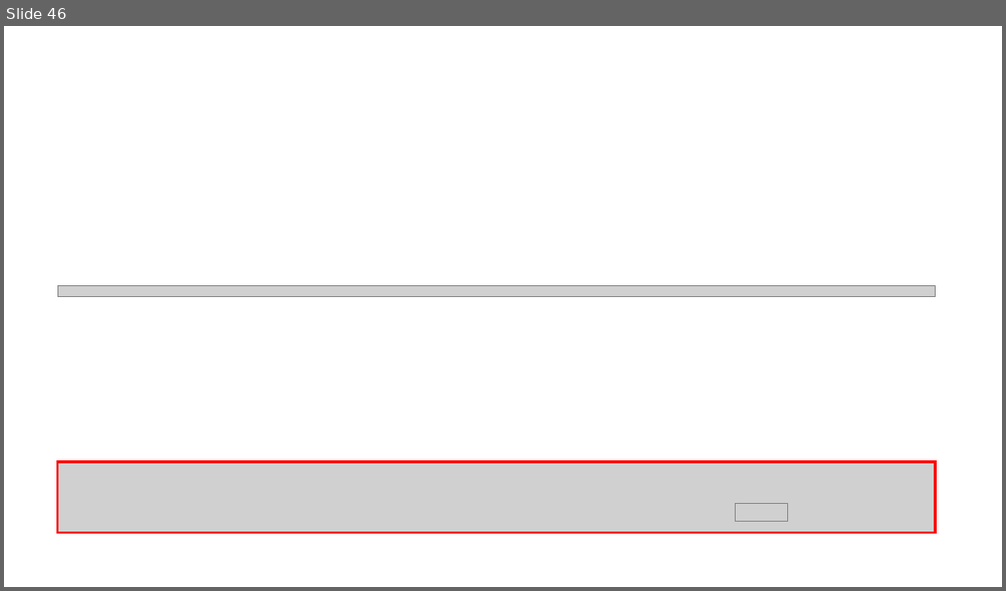
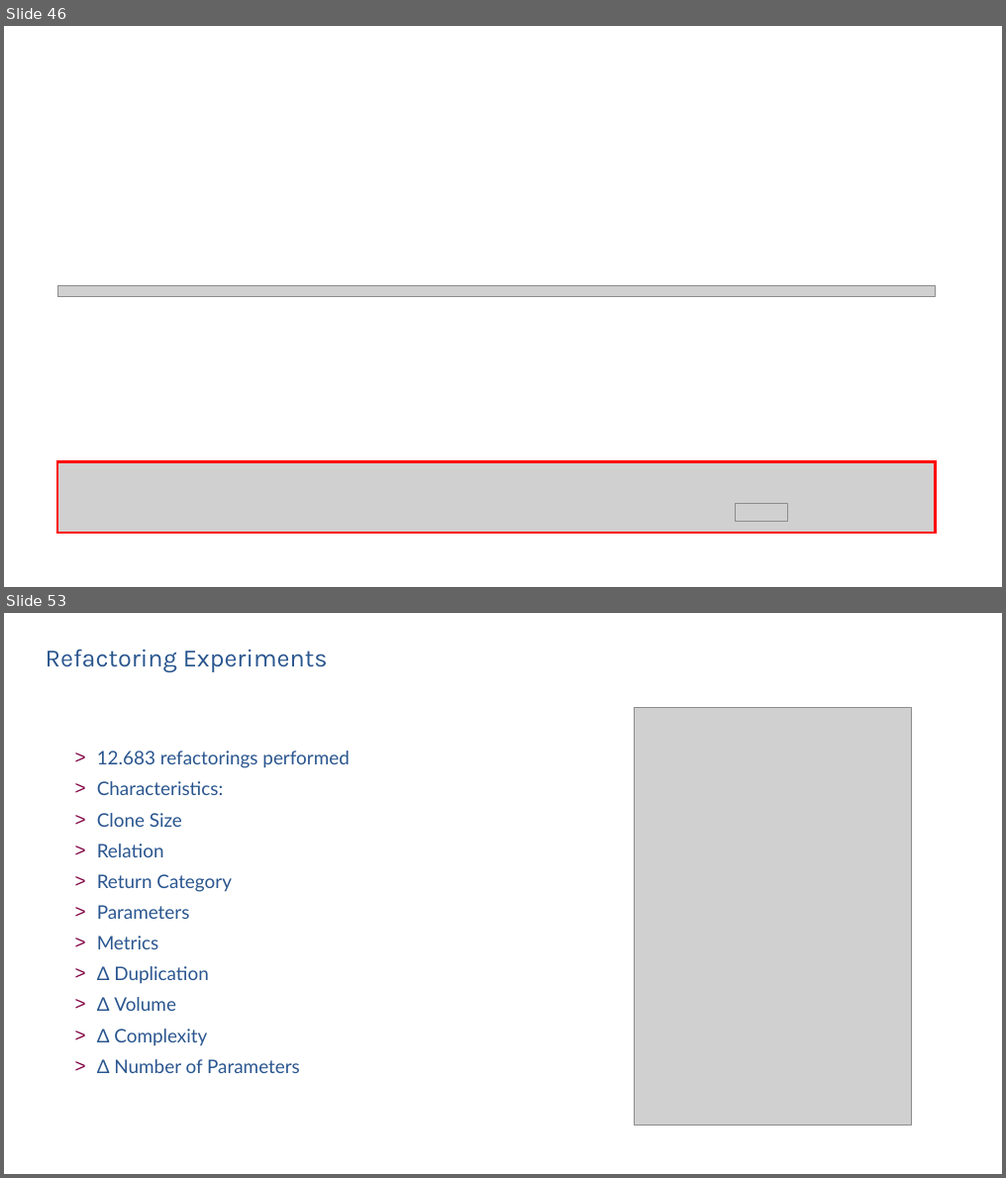
Before and after one commit to SimonBaars/Master-Thesis-Simon-Baars, a slide deck: presentations/FinalPresentation.odp. Shown one above the other, each under a label of ours: slide 46 before the commit, slides 46 and 53 after it; the slides between them are not shown. The pictures are 1006x591 and 1006x1178 pixels, drawn with LibreOffice and Linux fonts; fonts in the diff are those of the drawing; grey boxes stand for pictures; background and template pictures are left out. Boxes give left, top, right and bottom in pixels: in the first picture for what was removed or moved away, otherwise in the second. Text is boxed around its words. In the diff, an @@ line names an element or a change of style, - is before the commit and + after.

Commit message:
Working on experiments

```diff
--- a/presentations/FinalPresentation.odp
+++ b/presentations/FinalPresentation.odp
@@ slide 53 added at <box>4,613,1002,1174</box>, background #FFFFFF @@
@@ free added at <box>46,643,894,675</box>, 24 pt, text #2A568F @@
+Refactoring Experiments
@@ picture added at <box>635,707,912,1126</box> @@
@@ free added at <box>74,744,924,1112</box>, 18 pt, text #2A568F @@
+> 12.683 refactorings performed
+> Characteristics:
+  > Clone Size
+  > Relation
+  > Return Category
+  > Parameters
+> Metrics
+  > Δ Duplication
+  > Δ Volume
+  > Δ Complexity
+  > Δ Number of Parameters
```
Also in this commit, not shown: 4 slides changed, 6 other slides added.
